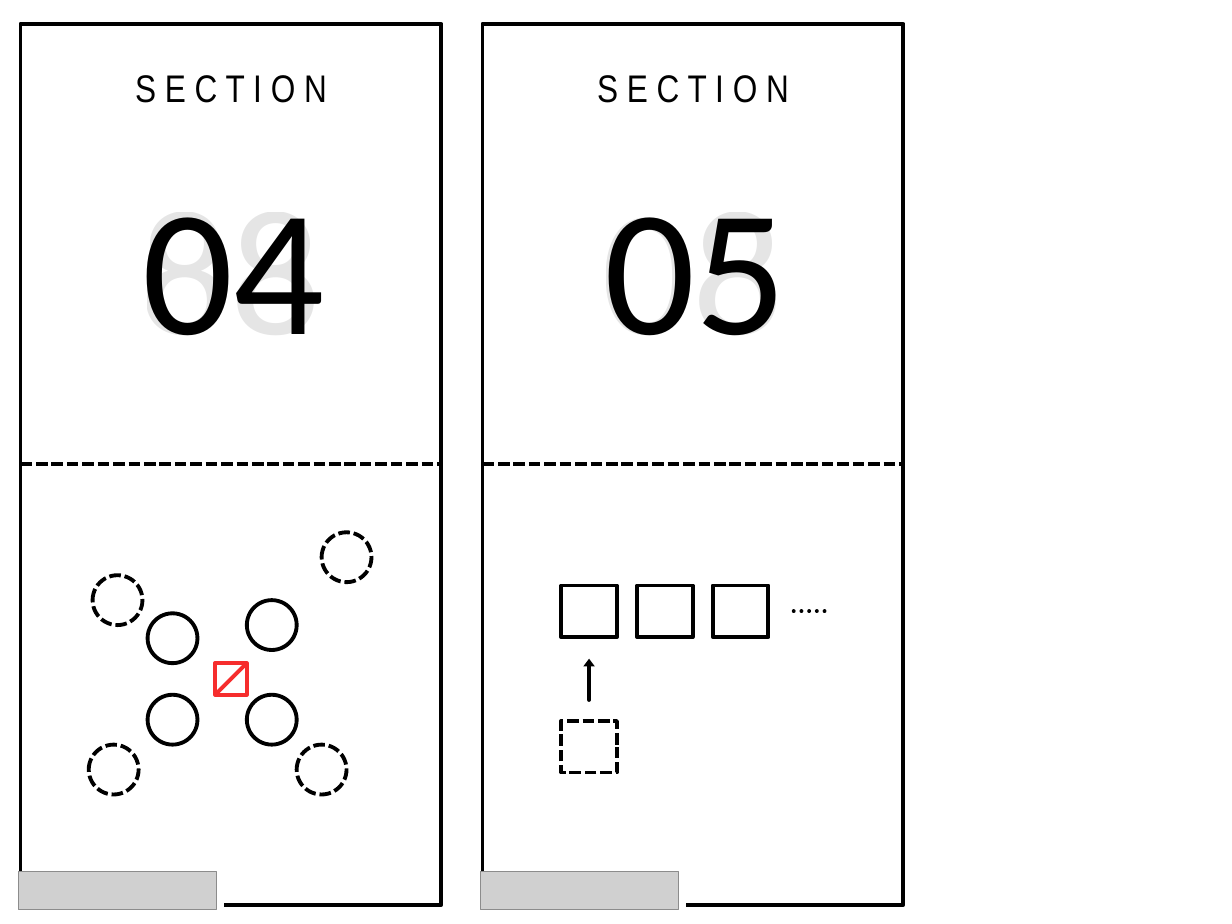
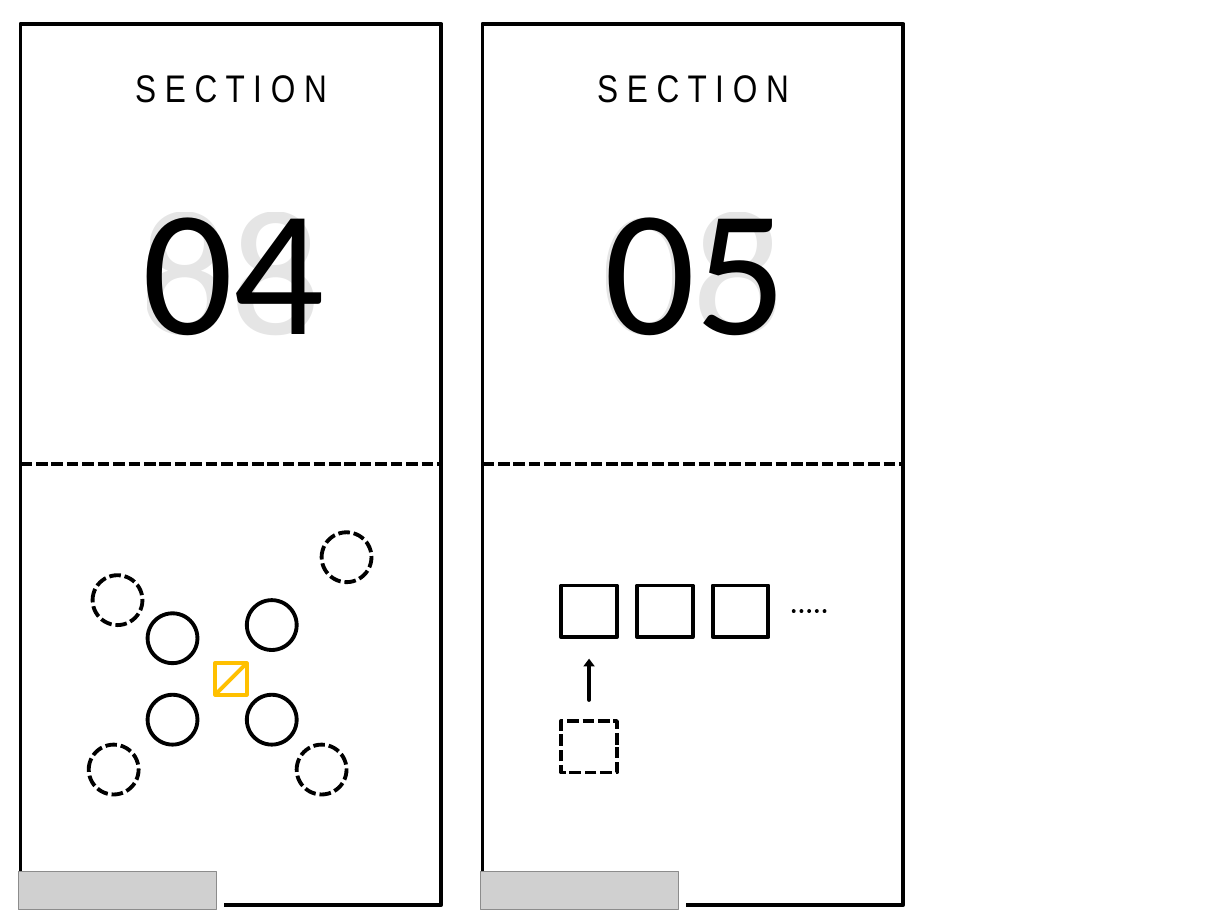
Before and after one commit to DevelopingEmpire/Chronospace_platformer, a slide deck: slide 4 of Assets/5_images/chronospace_logo.pptx. Drawn at 1232x924 pixels with LibreOffice and Linux fonts; fonts in the diff are those of the drawing; grey boxes stand for pictures. Boxes give left, top, right and bottom in pixels: in the first picture for what was removed or moved away, otherwise in the second. Text is boxed around its words. In the diff, an @@ line names an element or a change of style, - is before the commit and + after.

```diff
--- a/Assets/5_images/chronospace_logo.pptx
+++ b/Assets/5_images/chronospace_logo.pptx
@@ rectangle at (x1=215, y1=664, x2=247, y2=695): outline #F62D2D 3 pt to #FFC000 3 pt @@
@@ line (216, 694) - (246, 665): stroke #F62D2D 3 pt to #FFC000 3 pt @@
```
Also in this commit, not shown: 1 other slide changed, 3 slides added, 21 other files.
